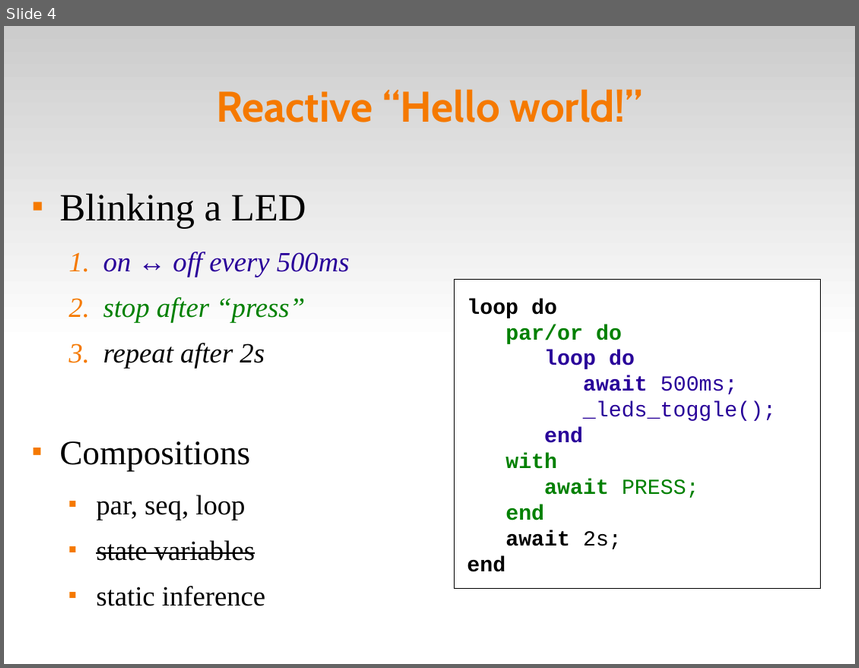
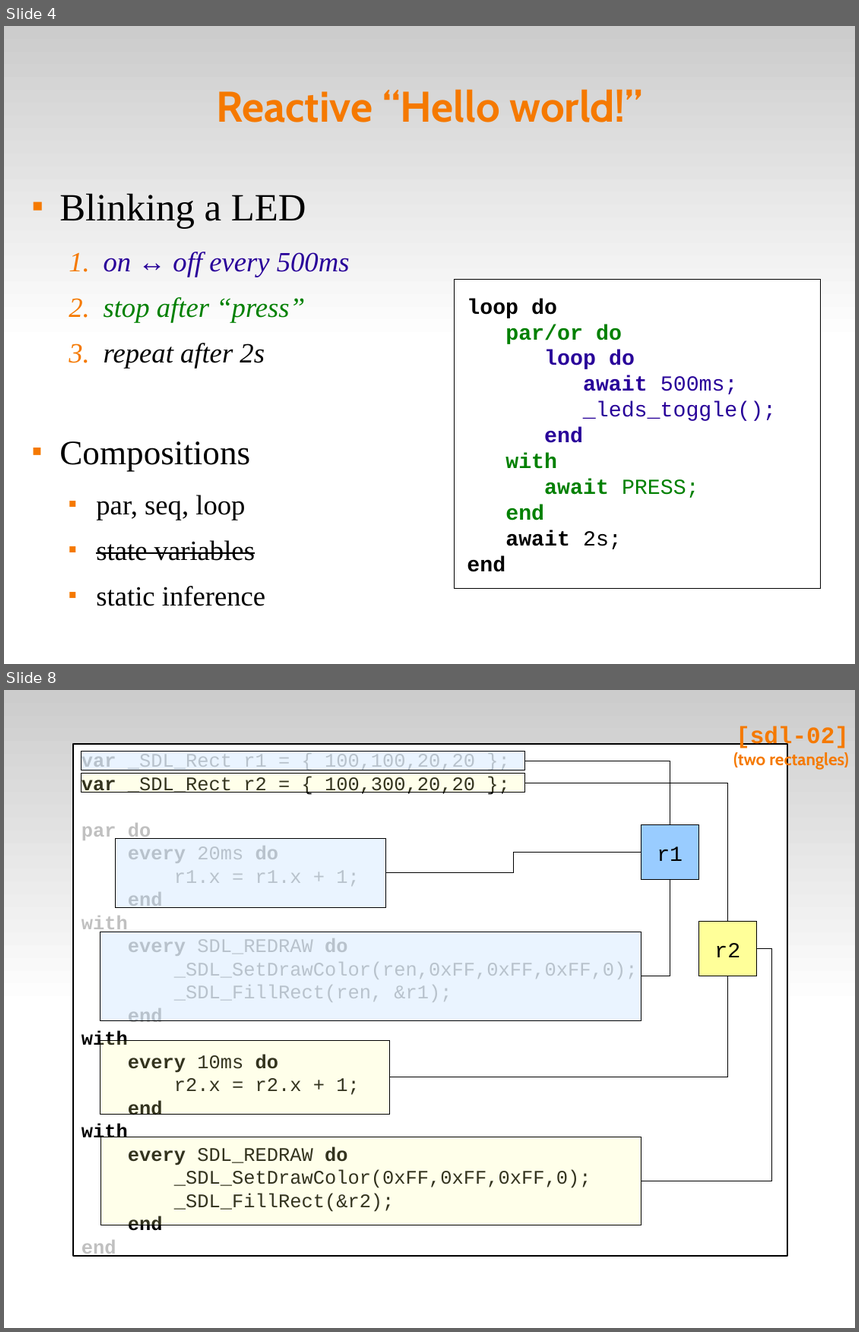
Before and after one commit to fsantanna-no/ceu-docs, a slide deck: ceu_stl.odp. Shown one above the other, each under a label of ours: slide 4 before the commit, slides 4 and 8 after it; the slides between them are not shown. The pictures are 859x668 and 859x1332 pixels, drawn with LibreOffice and Linux fonts; fonts in the diff are those of the drawing. Boxes give left, top, right and bottom in pixels: in the first picture for what was removed or moved away, otherwise in the second. Text is boxed around its words. In the diff, an @@ line names an element or a change of style, - is before the commit and + after.

```diff
--- a/ceu_stl.odp
+++ b/ceu_stl.odp
@@ slide 8 added at (4,690,855,1328), background #FFFFFF; not listed: 1 template element that a slide beside it also shows @@
@@ title added at (734,726,849,769), 16 pt, text #F57900, bold @@
+[sdl-02]
+(two rectangles)
@@ rectangle added at (73,743,788,1255), fill #FFFFFF, outline #000000 1.45 pt, 18 pt, text #C0C0C0 @@
+var _SDL_Rect r1 = { 100,100,20,20 };
+var _SDL_Rect r2 = { 100,300,20,20 };
+par do
+every 20ms do
+r1.x = r1.x + 1;
+end
+with
+every SDL_REDRAW do
+_SDL_SetDrawColor(ren,0xFF,0xFF,0xFF,0);
+_SDL_FillRect(ren, &r1);
+end
+with
+every 10ms do
+r2.x = r2.x + 1;
+end
+with
+every SDL_REDRAW do
+_SDL_SetDrawColor(0xFF,0xFF,0xFF,0);
+_SDL_FillRect(&r2);
+end
+end
@@ rectangle added at (82,751,525,771), fill #99CCFF at 20% opacity, outline #000000 0 pt @@
@@ rectangle added at (82,774,525,793), fill #FFFF99 at 20% opacity, outline #000000 0 pt @@
@@ elbow line added from (525, 761) to (671, 825), #000000 0 pt @@
@@ elbow line added from (525, 783) to (728, 922), #000000 0 pt @@
@@ rectangle added at (641,825,699,880), fill #99CCFF, outline #000000 0 pt, 20 pt, text #000000 @@
+r1
@@ rectangle added at (116,838,386,908), fill #99CCFF at 20% opacity, outline #000000 0 pt @@
@@ elbow line added from (386, 873) to (641, 853), #000000 0 pt @@
@@ elbow line added from (641, 977) to (671, 880), #000000 0 pt @@
@@ rectangle added at (101,932,641,1021), fill #99CCFF at 20% opacity, outline #000000 0 pt @@
@@ rectangle added at (699,922,757,977), fill #FFFF99, outline #000000 0 pt, 20 pt, text #000000 @@
+r2
@@ elbow line added from (641, 1181) to (757, 949), #000000 0 pt @@
@@ elbow line added from (390, 1078) to (728, 977), #000000 0 pt @@
@@ rectangle added at (101,1040,390,1115), fill #FFFF99 at 20% opacity, outline #000000 0 pt @@
@@ rectangle added at (101,1137,641,1225), fill #FFFF99 at 20% opacity, outline #000000 0 pt @@
```
Also in this commit, not shown: 15 slides changed, 6 other slides added, 2 other files.
